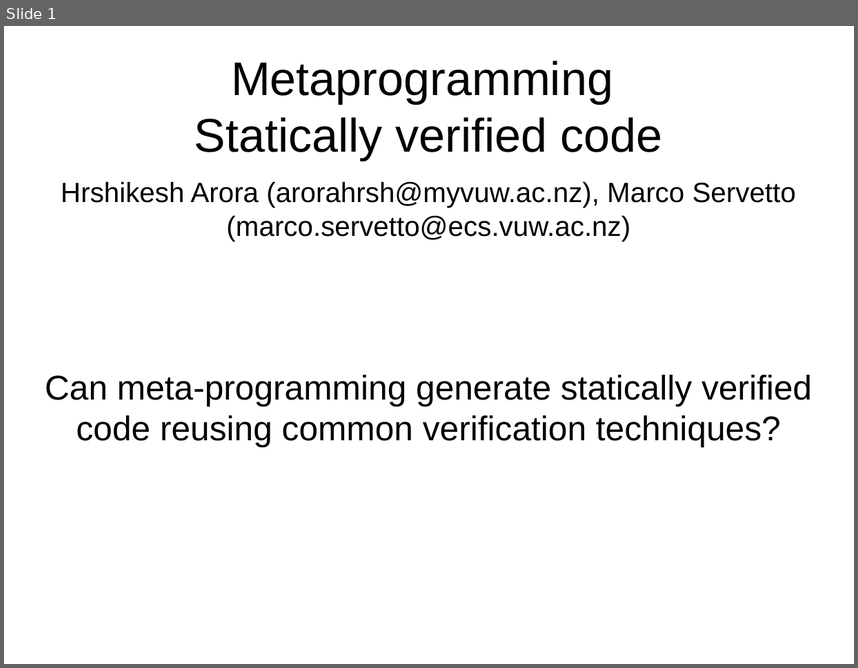
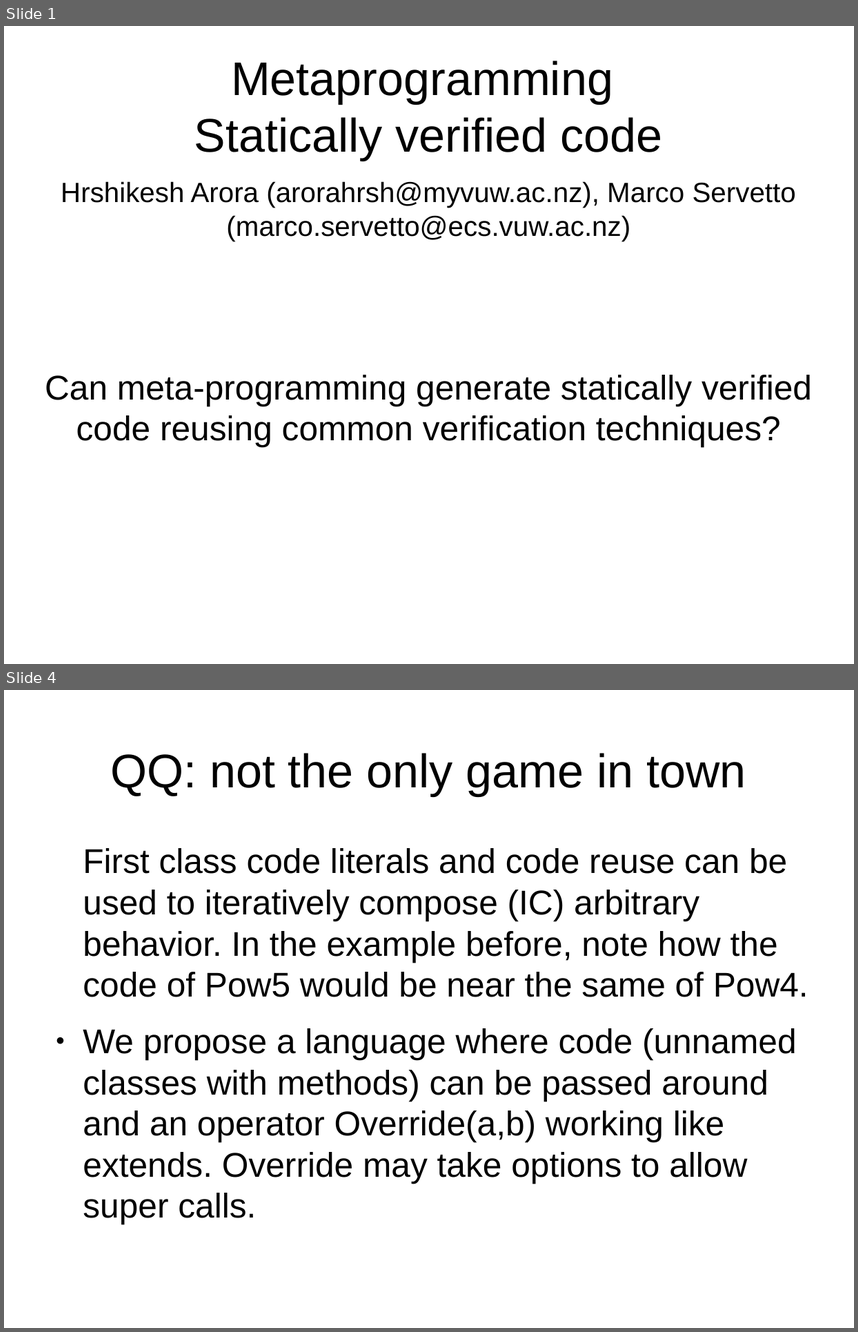
Before and after one commit to ElvisResearchGroup/L42, a slide deck: Main/papers/Sapling2/Slides.odp. Shown one above the other, each under a label of ours: slide 1 before the commit, slides 1 and 4 after it; the slides between them are not shown. The pictures are 858x668 and 858x1332 pixels, drawn with LibreOffice and Linux fonts; fonts in the diff are those of the drawing. Boxes give left, top, right and bottom in pixels: in the first picture for what was removed or moved away, otherwise in the second. Text is boxed around its words. In the diff, an @@ line names an element or a change of style, - is before the commit and + after.

```diff
--- a/Main/papers/Sapling2/Slides.odp
+++ b/Main/papers/Sapling2/Slides.odp
@@ slide 4 added at bbox=[4, 690, 854, 1328], background #FFFFFF @@
@@ title added at bbox=[110, 753, 746, 796], 44 pt, text #000000 @@
+QQ: not the only game in town
@@ text added at bbox=[83, 848, 809, 1224], 32 pt, text #000000 @@
+First class code literals and code reuse can be used to iteratively compose (IC) arbitrary behavior. In the example before, note how the code of Pow5 would be near the same of Pow4.
+● We propose a language where code (unnamed classes with methods) can be passed around and an operator Override(a,b) working like extends. Override may take options to allow super calls.
```
Also in this commit, not shown: 4 other slides added, 25 other files.
